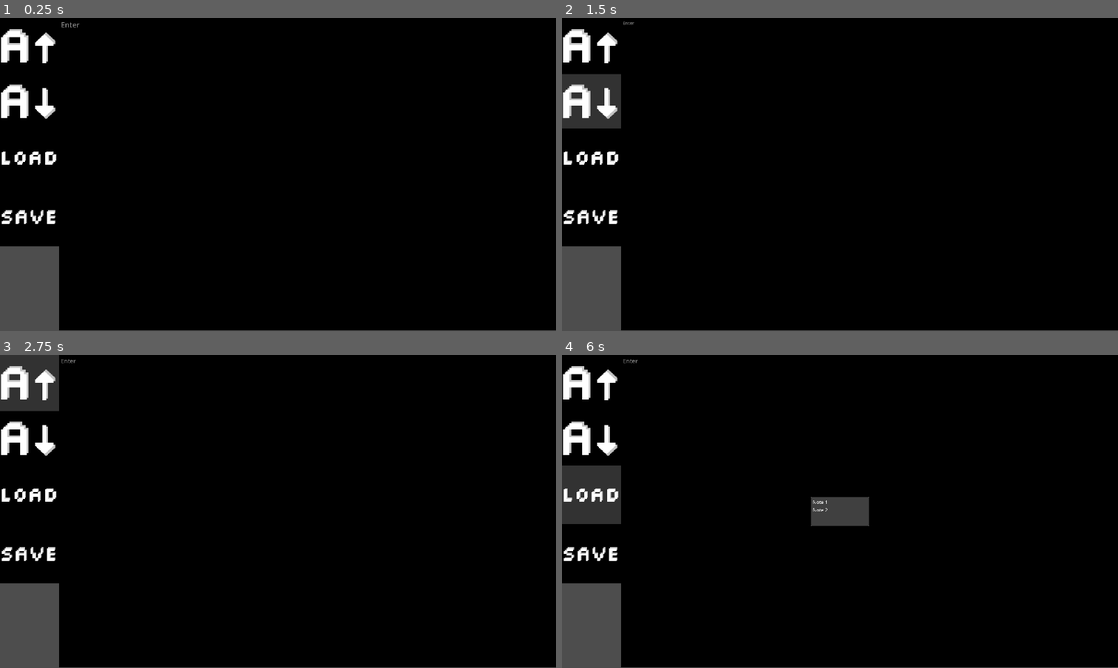
Above: before the commit, frames 1-4 (two rows, left to right).
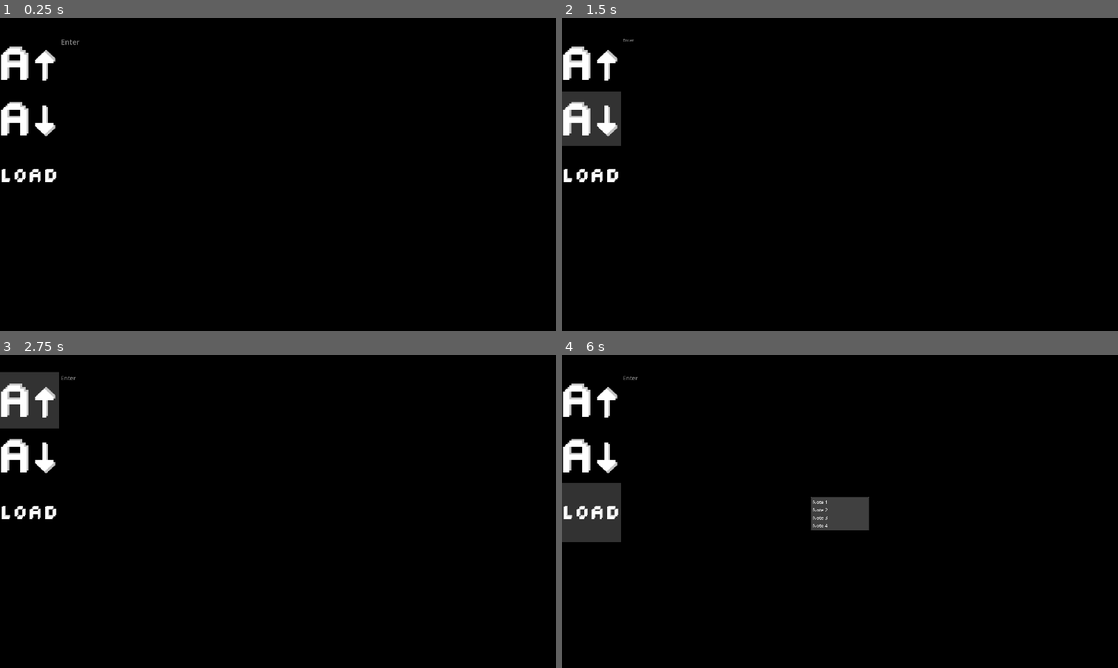
Above: after the commit, the same moments.

Repository: FireEntity1/textedit
Game: Godot game, scene res://Main.tscn
Same seed, same stepped clock (60 frames per second), same inputs: the game is played once before the commit and once after it.
Inputs (mouse positions are in pixels of both pictures, inside the frame that each line leads up to; where the layout moved, square brackets give the same spot in the first picture):
- Up to frame 1 (0.25 s): no input
- Up to frame 2 (1.5 s): click (589, 218) at 0.52 s; click (589, 118) [589, 102] at 1.25 s
- Up to frame 3 (2.75 s): click (27, 398) [27, 383] at 2 s
- Up to frame 4 (6 s): click (589, 455) [589, 439] at 2.75 s; click (589, 398) [589, 383] at 3.5 s; click (589, 455) [589, 439] at 4.25 s; click (589, 398) [589, 383] at 5 s; click (589, 511) [589, 495] at 5.75 s

The runs differ from the first frame. In frame 1, 5.4% of the frame differs, in the area x 0-100%, y 1-100%; in frame 2, 6.3%; in frame 3, 6.3%; in frame 4, 6.7%.

Commit message:
Loading from memory, attempt at custom titlebar

Diff:
--- a/Main.gd
+++ b/Main.gd
@@ -1,30 +1,21 @@
 extends Control
 
 var fontSize = 20
-var filePath = OS.get_executable_path()
-var note
+var note1 = ""
+var note2 = ""
+var note3 = ""
+var note4 = ""
+
+var currentNote = 1
 
 # Called when the node enters the scene tree for the first time.
 func _ready():
-	print(filePath)
+	pass
 
 
 # Called every frame. 'delta' is the elapsed time since the previous frame.
 func _process(delta):
 	pass
-
-func save(content):
-	var file = FileAccess.open(filePath + str(note) + ".txt", FileAccess.WRITE)
-	file.store_string($Editor.text)
-
-func loadNote():
-	var file = FileAccess.open(filePath + "/textEdit" + str(note) + ".txt", FileAccess.READ)
-	if FileAccess.file_exists(filePath + "/textEdit" + str(note) + ".txt"):
-		file.store_string($Editor.text)
-		var content = file.get_as_text()
-		return content
-	else:
-		print("no file :(")
 
 func _on_font_down_button_up():
 	if fontSize >= 5:
@@ -34,14 +25,18 @@
 	fontSize += 5
 	$Editor.add_theme_font_size_override("font_size", fontSize)
 
+
 func _on_load_button_button_up():
 	$LoadMenu.show()
 
-
 func _on_load_menu_id_pressed(id):
-	note = id
-	loadNote()
-
-
-func _on_save_button_button_up():
-	save($Editor.text)
+	match currentNote:
+		1:note1=$Editor.text
+		2:note2=$Editor.text
+		3:note3=$Editor.text
+		4:note4=$Editor.text
+	match id:
+		1 : $Editor.text = note1 ; currentNote = 1
+		2 : $Editor.text = note2 ; currentNote = 2
+		3 : $Editor.text = note3 ; currentNote = 3
+		4 : $Editor.text = note4 ; currentNote = 4
--- a/Main.tscn
+++ b/Main.tscn
@@ -10,9 +10,7 @@
 [ext_resource type="Texture2D" uid="uid://cblem3hewmbcq" path="res://Sprites/Load1.png" id="8_whbqv"]
 [ext_resource type="Texture2D" uid="uid://cfsmjxix7lxk5" path="res://Sprites/Load3.png" id="9_116ki"]
 [ext_resource type="Texture2D" uid="uid://dprbwpnwgpjoc" path="res://Sprites/Load2.png" id="10_641gg"]
-[ext_resource type="Texture2D" uid="uid://dd4sqen147o4n" path="res://Sprites/Save1.png" id="11_qifs2"]
-[ext_resource type="Texture2D" uid="uid://chus14sku57hm" path="res://Sprites/Save3.png" id="12_fdp25"]
-[ext_resource type="Texture2D" uid="uid://b8fjy1ri37ln2" path="res://Sprites/Save2.png" id="13_eggmm"]
+[ext_resource type="Script" path="res://Title.gd" id="11_pslkl"]
 
 [sub_resource type="Theme" id="Theme_khwhp"]
 default_base_scale = 3.0
@@ -29,9 +27,9 @@
 
 [node name="FontDown" type="TextureButton" parent="."]
 layout_mode = 0
-offset_top = 190.0
+offset_top = 250.0
 offset_right = 204.0
-offset_bottom = 384.0
+offset_bottom = 444.0
 texture_normal = ExtResource("1_yhs7g")
 texture_pressed = ExtResource("2_fefvl")
 texture_hover = ExtResource("3_02u03")
@@ -40,8 +38,9 @@
 [node name="Editor" type="CodeEdit" parent="."]
 layout_mode = 0
 offset_left = 204.0
+offset_top = 59.0
 offset_right = 1924.0
-offset_bottom = 1077.0
+offset_bottom = 1080.0
 theme = SubResource("Theme_khwhp")
 theme_override_colors/background_color = Color(0, 0, 0, 1)
 theme_override_colors/font_color = Color(1, 1, 1, 1)
@@ -51,9 +50,9 @@
 
 [node name="FontUp" type="TextureButton" parent="."]
 layout_mode = 0
-offset_top = -1.0
+offset_top = 59.0
 offset_right = 204.0
-offset_bottom = 193.0
+offset_bottom = 253.0
 texture_normal = ExtResource("2_80pbg")
 texture_pressed = ExtResource("3_bgmoy")
 texture_hover = ExtResource("4_5d0oo")
@@ -63,32 +62,32 @@
 title = "Load"
 initial_position = 1
 size = Vector2i(200, 100)
-item_count = 2
+item_count = 4
 item_0/text = "Note 1"
-item_0/id = 0
+item_0/id = 1
 item_1/text = "Note 2"
-item_1/id = 1
+item_1/id = 2
+item_2/text = "Note 3"
+item_2/id = 3
+item_3/text = "Note 4"
+item_3/id = 4
 
 [node name="LoadButton" type="TextureButton" parent="."]
-offset_top = 381.0
+offset_top = 441.0
 offset_right = 204.0
-offset_bottom = 585.0
+offset_bottom = 645.0
 texture_normal = ExtResource("8_whbqv")
 texture_pressed = ExtResource("9_116ki")
 texture_hover = ExtResource("10_641gg")
 stretch_mode = 4
 
-[node name="SaveButton" type="TextureButton" parent="."]
-offset_top = 584.0
-offset_right = 204.0
-offset_bottom = 788.0
-texture_normal = ExtResource("11_qifs2")
-texture_pressed = ExtResource("12_fdp25")
-texture_hover = ExtResource("13_eggmm")
-stretch_mode = 4
+[node name="Title" type="Control" parent="."]
+anchors_preset = 0
+offset_right = 1924.0
+offset_bottom = 58.0
+script = ExtResource("11_pslkl")
 
 [connection signal="button_up" from="FontDown" to="." method="_on_font_down_button_up"]
 [connection signal="button_up" from="FontUp" to="." method="_on_font_up_button_up"]
 [connection signal="id_pressed" from="LoadMenu" to="." method="_on_load_menu_id_pressed"]
 [connection signal="button_up" from="LoadButton" to="." method="_on_load_button_button_up"]
-[connection signal="button_up" from="SaveButton" to="." method="_on_save_button_button_up"]
--- /dev/null
+++ b/Title.gd
@@ -0,0 +1,15 @@
+extends Control
+
+var following = false
+var dragging_start_position = Vector2()
+
+func _on_TitleBar_gui_input(event):
+	if event is InputEventMouseButton:
+		if event.get_button_index() == 1:
+			following = !following
+			dragging_start_position = get_viewport().get_mouse_position()
+
+func _process(_delta):
+	if following:
+		var mouseNow := Vector2i(get_viewport().get_mouse_position())
+		get_window().position += mouseNow - dragging_start_position
--- a/project.godot
+++ b/project.godot
@@ -18,10 +18,13 @@
 
 window/size/viewport_width=1920
 window/size/viewport_height=1080
+window/size/transparent=true
 window/stretch/mode="viewport"
+window/per_pixel_transparency/allowed=true
 
 [rendering]
 
 textures/canvas_textures/default_texture_filter=0
 renderer/rendering_method="gl_compatibility"
 renderer/rendering_method.mobile="gl_compatibility"
+viewport/transparent_background=true
Not shown: 1 places in Main.tscn that only renumber resources
Not shown, removed: josh.console.exe
Not shown, changed: josh.exe
Not shown, changed: textEdit.dmg
